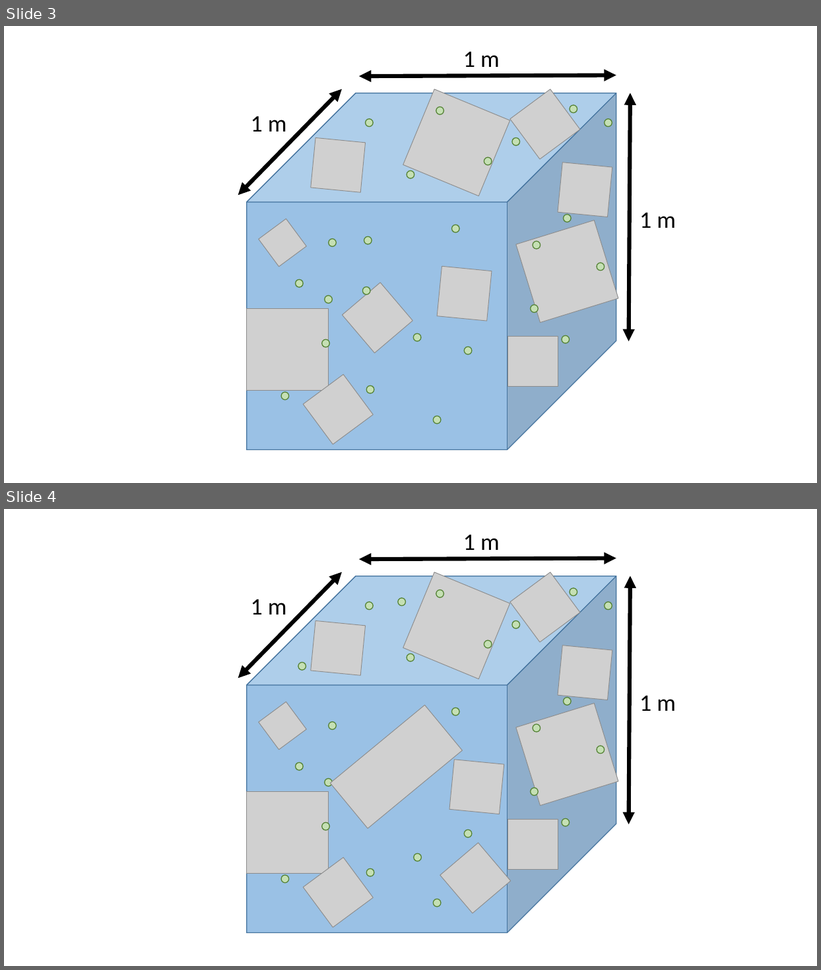
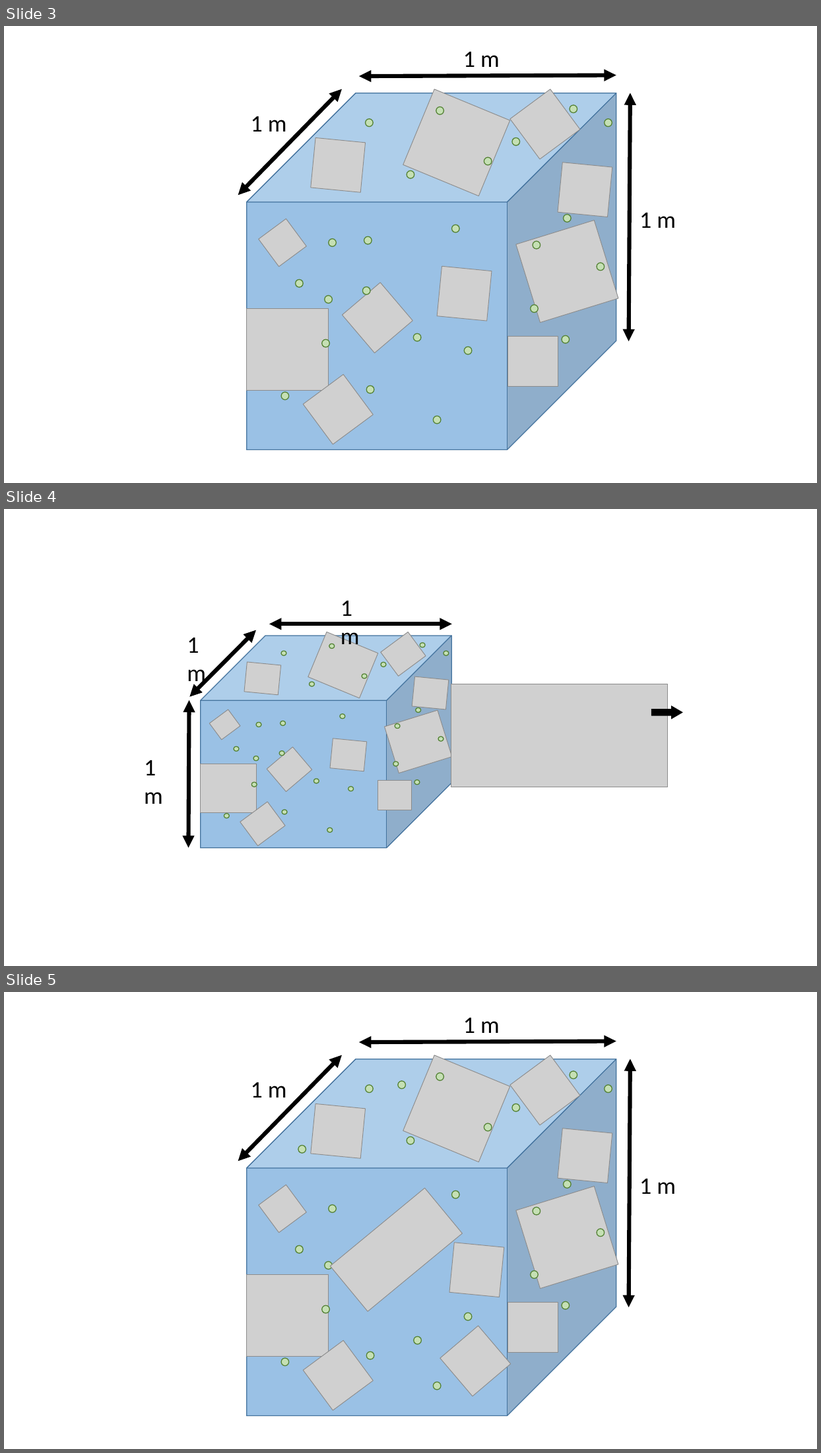
Before and after one commit to Diego-Ibarra/aquaculture-modelling, a slide deck: Week5/more diagrams.pptx. Shown one above the other, each under a label of ours: slides 3 and 4 before the commit, slides 3, 4 and 5 after it. The pictures are 821x970 and 821x1453 pixels, drawn with LibreOffice and Linux fonts; fonts in the diff are those of the drawing; grey boxes stand for pictures. Boxes give left, top, right and bottom in pixels: in the first picture for what was removed or moved away, otherwise in the second. Text is boxed around its words. In the diff, an @@ line names an element or a change of style, - is before the commit and + after.

```diff
--- a/Week5/more diagrams.pptx
+++ b/Week5/more diagrams.pptx
@@ slide 4 added at (4,509,817,966), background #FFFFFF @@
@@ group added at (144,601,684,848): 24 ellipses, 12 pictures, 3 double arrows, 3 texts, 1 cube, 1 right arrow @@
+1 m
+1 m
+1 m
@@ what was slide 4 is now slide 5 @@
```
Also in this commit, not shown: 2 other files.
